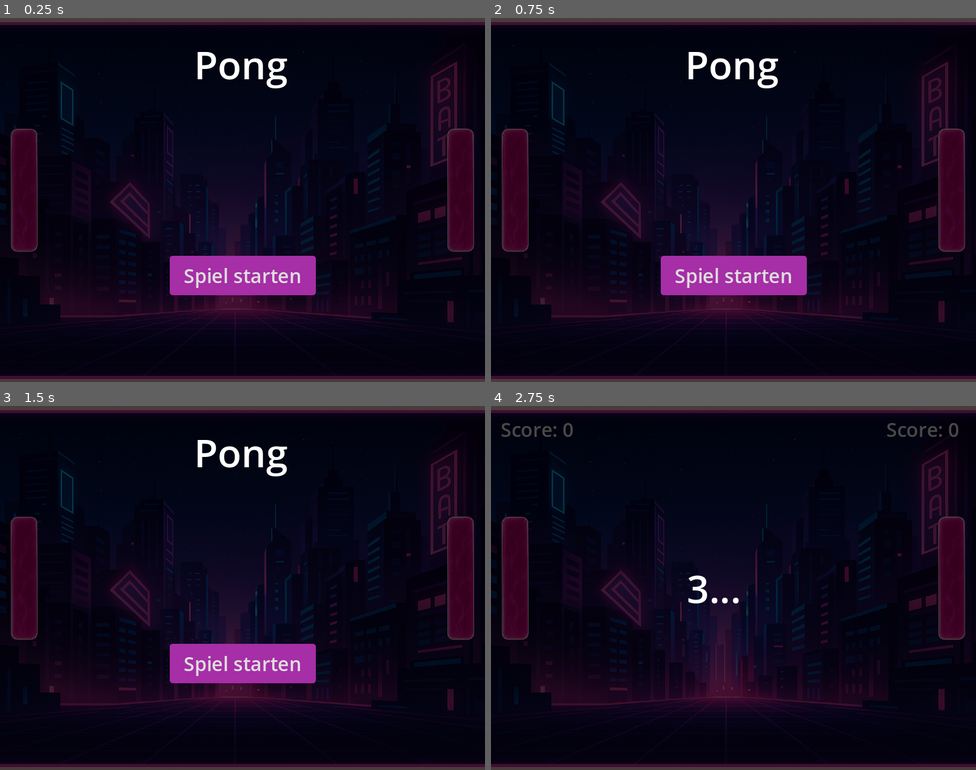
Above: before the commit, frames 1-4 (two rows, left to right).
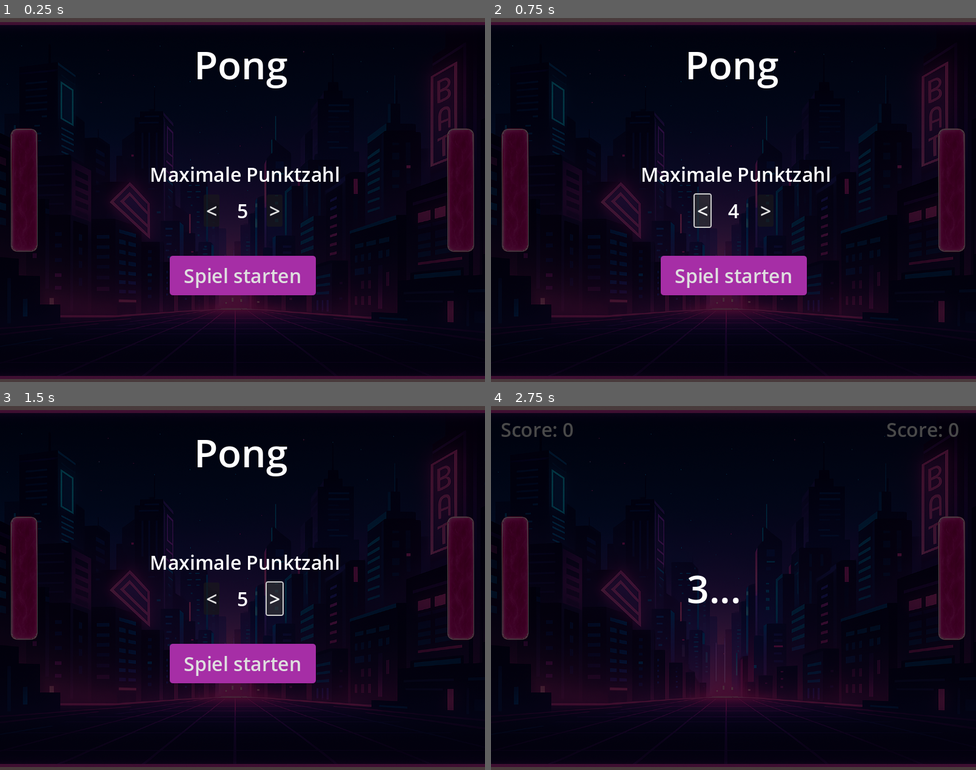
Above: after the commit, the same moments.

Repository: MetalCar/CyberPong
Game: Godot game, scene res://Scenes/Main.tscn
Two runs of this game, one before a commit and one after it. Both use one fixed random seed, a clock stepped at 60 frames per second and the inputs below.
Inputs (mouse positions are in pixels of both pictures, inside the frame that each line leads up to):
- Up to frame 1 (0.25 s): no input
- Up to frame 2 (0.75 s): click (704, 210) at 0.5 s, where only the run after the commit has a clickable "<"
- Up to frame 3 (1.5 s): click (276, 598) at 1.25 s, where only the run after the commit has a clickable ">"
- Up to frame 4 (2.75 s): click "Spiel starten" at 2 s

The runs differ from the first frame. In frame 1, 0.7% of the frame differs, in the area x 31-70%, y 40-55%; in frame 2, 1.1%; in frame 3, 1.1%, in the area x 31-70%, y 40-58%; in frame 4, nothing differs.

Commit message:
add possibility to change maximum score

Diff:
--- a/Prefabs/game_over_popup.gd
+++ b/Prefabs/game_over_popup.gd
@@ -5,6 +5,5 @@
 func _ready() -> void:
 	hide()
 
-
 func _on_button_pressed() -> void:
 	start_new_game.emit()
--- a/Prefabs/hud.gd
+++ b/Prefabs/hud.gd
@@ -1,10 +1,16 @@
 extends Node
 
+signal reset_score
 signal start_new_game
+signal decrease_score
+signal increase_score
 
 func _on_game_over_popup_start_new_game() -> void:
 	$GameOverPopup.hide()
-	start_new_game.emit()
+	$ScoreP1.hide()
+	$ScoreP2.hide()
+	$StartScreen.show()
+	reset_score.emit()
 
 func _on_button_pressed() -> void:
 	$StartScreen.hide()
@@ -22,3 +28,12 @@
 			$TimerScreen/ColorRect/Label.text = "1..."
 		"0":
 			$TimerScreen/ColorRect/Label.text = "START"
+
+func update_current_goal(new_score: int) -> void:
+	$StartScreen/GameOptions/CurrentScore.text = str(new_score)
+
+func _on_decrease_button_pressed() -> void:
+	decrease_score.emit()
+
+func _on_increase_button_pressed() -> void:
+	increase_score.emit()
--- a/Prefabs/hud.tscn
+++ b/Prefabs/hud.tscn
@@ -134,6 +134,82 @@
 theme_override_styles/normal = SubResource("StyleBoxFlat_6n2uh")
 text = "Spiel starten"
 
+[node name="GameOptions" type="Control" parent="StartScreen"]
+layout_mode = 1
+anchors_preset = 15
+anchor_right = 1.0
+anchor_bottom = 1.0
+offset_top = 200.0
+offset_bottom = -223.0
+grow_horizontal = 2
+grow_vertical = 2
+
+[node name="MaximumScore" type="Label" parent="StartScreen/GameOptions"]
+layout_mode = 1
+anchors_preset = 8
+anchor_left = 0.5
+anchor_top = 0.5
+anchor_right = 0.5
+anchor_bottom = 0.5
+offset_left = -160.0
+offset_top = -53.5
+offset_right = 168.0
+offset_bottom = -5.5
+grow_horizontal = 2
+grow_vertical = 2
+theme_override_font_sizes/font_size = 32
+text = "Maximale Punktzahl"
+horizontal_alignment = 1
+
+[node name="CurrentScore" type="Label" parent="StartScreen/GameOptions"]
+layout_mode = 1
+anchors_preset = 8
+anchor_left = 0.5
+anchor_top = 0.5
+anchor_right = 0.5
+anchor_bottom = 0.5
+offset_left = -24.0
+offset_top = 6.5
+offset_right = 24.0
+offset_bottom = 51.5
+grow_horizontal = 2
+grow_vertical = 2
+theme_override_font_sizes/font_size = 32
+text = "5"
+horizontal_alignment = 1
+
+[node name="DecreaseButton" type="Button" parent="StartScreen/GameOptions"]
+layout_mode = 1
+anchors_preset = 8
+anchor_left = 0.5
+anchor_top = 0.5
+anchor_right = 0.5
+anchor_bottom = 0.5
+offset_left = -64.0
+offset_top = 2.5
+offset_right = -38.0
+offset_bottom = 55.5
+grow_horizontal = 2
+grow_vertical = 2
+theme_override_font_sizes/font_size = 32
+text = "<"
+
+[node name="IncreaseButton" type="Button" parent="StartScreen/GameOptions"]
+layout_mode = 1
+anchors_preset = 8
+anchor_left = 0.5
+anchor_top = 0.5
+anchor_right = 0.5
+anchor_bottom = 0.5
+offset_left = 40.0
+offset_top = 2.5
+offset_right = 66.0
+offset_bottom = 55.5
+grow_horizontal = 2
+grow_vertical = 2
+theme_override_font_sizes/font_size = 32
+text = ">"
+
 [node name="TimerScreen" type="Control" parent="."]
 visible = false
 layout_mode = 3
@@ -171,3 +247,5 @@
 [connection signal="start_new_game" from="GameOverPopup" to="." method="_on_game_over_popup_start_new_game"]
 [connection signal="pressed" from="GameOverPopup/ColorRect/Button" to="GameOverPopup" method="_on_button_pressed"]
 [connection signal="pressed" from="StartScreen/ColorRect/Button" to="." method="_on_button_pressed"]
+[connection signal="pressed" from="StartScreen/GameOptions/DecreaseButton" to="." method="_on_decrease_button_pressed"]
+[connection signal="pressed" from="StartScreen/GameOptions/IncreaseButton" to="." method="_on_increase_button_pressed"]
--- a/Scenes/Main.tscn
+++ b/Scenes/Main.tscn
@@ -116,4 +116,7 @@
 volume_db = -6.0
 
 [connection signal="timeout" from="ColorRect/BallResetTimer" to="ColorRect" method="_on_ball_reset_timer_timeout"]
+[connection signal="decrease_score" from="HUD" to="ColorRect" method="_on_hud_decrease_score"]
+[connection signal="increase_score" from="HUD" to="ColorRect" method="_on_hud_increase_score"]
+[connection signal="reset_score" from="HUD" to="ColorRect" method="_on_hud_reset_score"]
 [connection signal="start_new_game" from="HUD" to="ColorRect" method="_on_hud_start_new_game"]
--- a/Scripts/Main.gd
+++ b/Scripts/Main.gd
@@ -11,6 +11,7 @@
 
 var score_p1: int = 0
 var score_p2: int = 0
+var max_score: int = 5
 
 func _ready():
 	var screen_height = get_viewport_rect().size.y
@@ -39,9 +40,9 @@
 			score_p1 += 1
 	update_score()
 
-	if score_p1 >= 5 or score_p2 >= 5:
+	if score_p1 >= max_score or score_p2 >= max_score:
 		hud.get_child(2).show()
-		var playerName = "P1" if score_p1 >= 5 else "P2"
+		var playerName = "P1" if score_p1 >= max_score else "P2"
 		hud.get_child(2).get_child(0).get_child(0).text = "Spieler %s hat gewonnen!" % playerName
 		$WinMusic.play()
 		var screen_height = get_viewport_rect().size.y
@@ -100,7 +101,20 @@
 func start_new_game() -> void:
 	var screen_height = get_viewport_rect().size.y
 	var screen_width = get_viewport_rect().size.x
+	create_ball(screen_width, screen_height)
+
+func _on_hud_decrease_score() -> void:
+	if max_score > 0:
+		max_score -= 1;
+	get_parent().get_node("HUD").update_current_goal(max_score)
+
+func _on_hud_increase_score() -> void:
+	if max_score < 20:
+		max_score += 1;
+	get_parent().get_node("HUD").update_current_goal(max_score)
+
+
+func _on_hud_reset_score() -> void:
 	score_p1 = 0
 	score_p2 = 0
 	update_score()
-	create_ball(screen_width, screen_height)
--- a/project.godot
+++ b/project.godot
@@ -63,3 +63,4 @@
 
 renderer/rendering_method="gl_compatibility"
 renderer/rendering_method.mobile="gl_compatibility"
+textures/vram_compression/import_etc2_astc=true
Not shown, changed: export_presets.cfg
